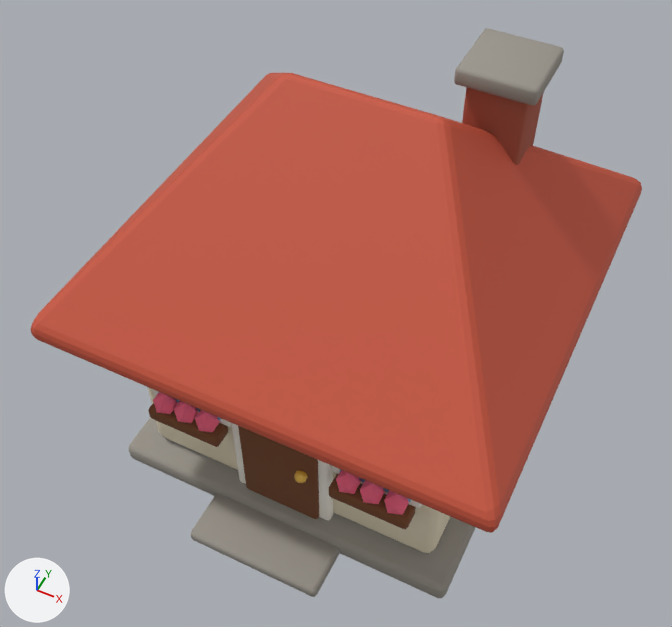
The glTF model public/models/house.glb, before and after one commit.
The view is the same before and after, from a 50 mm camera at (1.67, -3.65, 5.4) aimed at (-0.01, -0.28, 1.19). Every picture has the same lights, and +X, +Y and +Z are marked at lower left. The first picture is the older version. Vertices at exactly the same position are counted once.

The first picture shows 'House'.
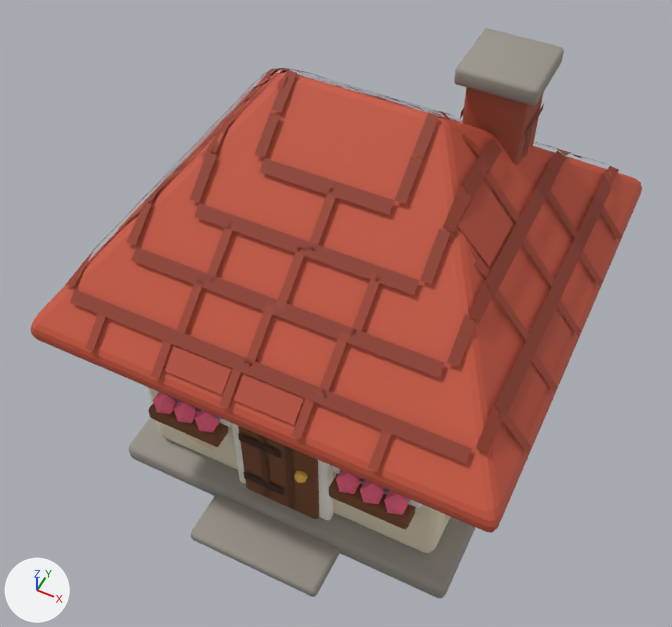
Boxes (x1, y1, x2, y2) around the edits, measured in the pictures (672 x 627 px):
'House', recoloured, reshaped: (31, 28, 642, 598) in both
part 1 of me_cube, added (red): after (65, 68, 622, 472)
part 2 of me_cube, added: after (186, 433, 294, 509)

What changed in the scene script:
```text
Change mat_stone:
    where n0 = _N.new('ShaderNodeBsdfPrincipled'); n0.name = 'Principled BSDF'
    remove n0.inputs[0].default_value = (0.323, 0.301, 0.262, 1.0)  # 'Base Color', grey #9a958c
    add n2 = _N.new('ShaderNodeMix'); n2.name = 'Mix'
    add n2.data_type = 'RGBA'
    add n2.blend_type = 'MULTIPLY'
    add n2.inputs[0].default_value = 1.0  # 'Factor'
    add n2.inputs[7].default_value = (0.323, 0.301, 0.262, 1.0)  # 'B', grey #9a958c
    add n3 = _N.new('ShaderNodeVertexColor'); n3.name = 'Color Attribute'
    add _L.new(n2.outputs[2], n0.inputs[0])  # 'Result' to 'Base Color'
    add _L.new(n3.outputs[0], n2.inputs[6])  # 'Color' to 'A'
Change mat_wall:
    where n0 = _N.new('ShaderNodeBsdfPrincipled'); n0.name = 'Principled BSDF'
    remove n0.inputs[0].default_value = (0.88, 0.776, 0.584, 1.0)  # 'Base Color', beige #f1e4c9
    add n2 = _N.new('ShaderNodeMix'); n2.name = 'Mix'
    add n2.data_type = 'RGBA'
    add n2.blend_type = 'MULTIPLY'
    add n2.inputs[0].default_value = 1.0  # 'Factor'
    add n2.inputs[7].default_value = (0.88, 0.776, 0.584, 1.0)  # 'B', beige #f1e4c9
    add n3 = _N.new('ShaderNodeVertexColor'); n3.name = 'Color Attribute'
    add _L.new(n2.outputs[2], n0.inputs[0])  # 'Result' to 'Base Color'
    add _L.new(n3.outputs[0], n2.inputs[6])  # 'Color' to 'A'
Change mat_roof:
    where n0 = _N.new('ShaderNodeBsdfPrincipled'); n0.name = 'Principled BSDF'
    remove n0.inputs[0].default_value = (0.578, 0.0908, 0.0467, 1.0)  # 'Base Color', red #c8553d
    add n2 = _N.new('ShaderNodeMix'); n2.name = 'Mix'
    add n2.data_type = 'RGBA'
    add n2.blend_type = 'MULTIPLY'
    add n2.inputs[0].default_value = 1.0  # 'Factor'
    add n2.inputs[7].default_value = (0.578, 0.0908, 0.0467, 1.0)  # 'B', red #c8553d
    add n3 = _N.new('ShaderNodeVertexColor'); n3.name = 'Color Attribute'
    add _L.new(n2.outputs[2], n0.inputs[0])  # 'Result' to 'Base Color'
    add _L.new(n3.outputs[0], n2.inputs[6])  # 'Color' to 'A'
Change mat_brick:
    where n0 = _N.new('ShaderNodeBsdfPrincipled'); n0.name = 'Principled BSDF'
    remove n0.inputs[0].default_value = (0.376, 0.0865, 0.0497, 1.0)  # 'Base Color', red #a5533f
    add n2 = _N.new('ShaderNodeMix'); n2.name = 'Mix'
    add n2.data_type = 'RGBA'
    add n2.blend_type = 'MULTIPLY'
    add n2.inputs[0].default_value = 1.0  # 'Factor'
    add n2.inputs[7].default_value = (0.376, 0.0865, 0.0497, 1.0)  # 'B', red #a5533f
    add n3 = _N.new('ShaderNodeVertexColor'); n3.name = 'Color Attribute'
    add _L.new(n2.outputs[2], n0.inputs[0])  # 'Result' to 'Base Color'
    add _L.new(n3.outputs[0], n2.inputs[6])  # 'Color' to 'A'
Change mat_trim:
    where n0 = _N.new('ShaderNodeBsdfPrincipled'); n0.name = 'Principled BSDF'
    remove n0.inputs[0].default_value = (1.0, 0.956, 0.871, 1.0)  # 'Base Color', white #fffaf0
    add n2 = _N.new('ShaderNodeMix'); n2.name = 'Mix'
    add n2.data_type = 'RGBA'
    add n2.blend_type = 'MULTIPLY'
    add n2.inputs[0].default_value = 1.0  # 'Factor'
    add n2.inputs[7].default_value = (1.0, 0.956, 0.871, 1.0)  # 'B', white #fffaf0
    add n3 = _N.new('ShaderNodeVertexColor'); n3.name = 'Color Attribute'
    add _L.new(n2.outputs[2], n0.inputs[0])  # 'Result' to 'Base Color'
    add _L.new(n3.outputs[0], n2.inputs[6])  # 'Color' to 'A'
Change mat_door:
    where n0 = _N.new('ShaderNodeBsdfPrincipled'); n0.name = 'Principled BSDF'
    remove n0.inputs[0].default_value = (0.195, 0.0685, 0.0232, 1.0)  # 'Base Color', brown #7a4a2a
    add n2 = _N.new('ShaderNodeMix'); n2.name = 'Mix'
    add n2.data_type = 'RGBA'
    add n2.blend_type = 'MULTIPLY'
    add n2.inputs[0].default_value = 1.0  # 'Factor'
    add n2.inputs[7].default_value = (0.195, 0.0685, 0.0232, 1.0)  # 'B', brown #7a4a2a
    add n3 = _N.new('ShaderNodeVertexColor'); n3.name = 'Color Attribute'
    add _L.new(n2.outputs[2], n0.inputs[0])  # 'Result' to 'Base Color'
    add _L.new(n3.outputs[0], n2.inputs[6])  # 'Color' to 'A'
Change mat_flower:
    where n0 = _N.new('ShaderNodeBsdfPrincipled'); n0.name = 'Principled BSDF'
    remove n0.inputs[0].default_value = (1.0, 0.147, 0.258, 1.0)  # 'Base Color', red #ff6b8b
    add n2 = _N.new('ShaderNodeMix'); n2.name = 'Mix'
    add n2.data_type = 'RGBA'
    add n2.blend_type = 'MULTIPLY'
    add n2.inputs[0].default_value = 1.0  # 'Factor'
    add n2.inputs[7].default_value = (1.0, 0.147, 0.258, 1.0)  # 'B', red #ff6b8b
    add n3 = _N.new('ShaderNodeVertexColor'); n3.name = 'Color Attribute'
    add _L.new(n2.outputs[2], n0.inputs[0])  # 'Result' to 'Base Color'
    add _L.new(n3.outputs[0], n2.inputs[6])  # 'Color' to 'A'
Change me_cube:
    remove me_cube.from_pydata(...)  # 1026 vertices, 1920 faces; spans x -1.38..1.38, y -1.48..1.38, z 0.0..2.73
    add me_cube.from_pydata(...)  # 1774 vertices, 2494 faces; spans x -1.38..1.38, y -1.48..1.38, z 0.0..2.73
    me_cube part 1: 577 vertices added at x -1.38..1.38, y -1.38..1.38, z 0.85..2.61
    me_cube part 2: 91 vertices added at x -1.04..0.11, y -1.1..-0.1, z 0.22..1.12
    other edits to the shape of me_cube do not show in these pictures
```
